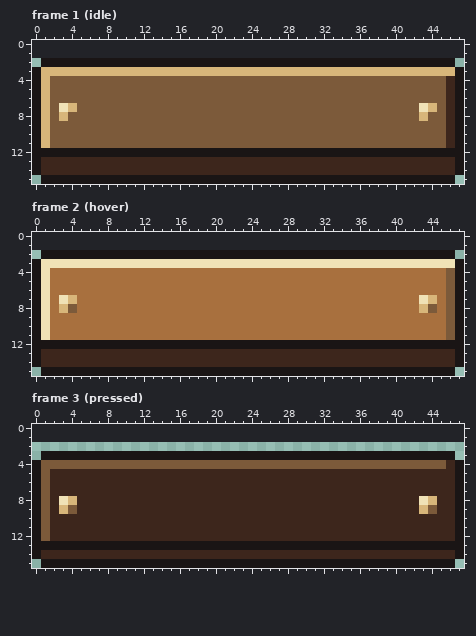
Edited in one commit: pixel-art file (references/ui/window/ui_window_button_3slice_ref.aseprite). Above: the version before the commit.
48x14 pixels, 3 frames. Shown: frame 1 (idle), frame 2 (hover), frame 3 (pressed). The old version is drawn lined up with the new one, on the new canvas.
After:
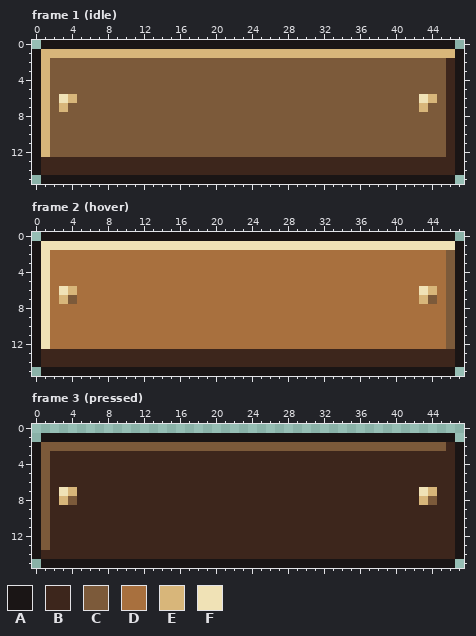
Palette (. is transparent): A #1a1515  B #3d261c  C #7c5a3a  D #a8703e  E #d8b67a  F #f0e2b6
Changes in this commit:
{"change": "canvas 48x14 -> 48x16, the old top-left corner now at 0,2"}
{"where": "frame 1 (idle)"}
{"frame":1,"y":0,"x":1,"old":"..............................................","new":"AAAAAAAAAAAAAAAAAAAAAAAAAAAAAAAAAAAAAAAAAAAAAA"}
{"frame":1,"y":1,"x":0,"old":"................................................","new":"AEEEEEEEEEEEEEEEEEEEEEEEEEEEEEEEEEEEEEEEEEEEEEEA"}
{"frame":1,"y":2,"x":0,"old":".AAAAAAAAAAAAAAAAAAAAAAAAAAAAAAAAAAAAAAAAAAAAAA.","new":"AECCCCCCCCCCCCCCCCCCCCCCCCCCCCCCCCCCCCCCCCCCCCBA"}
{"frame":1,"y":3,"x":2,"old":"EEEEEEEEEEEEEEEEEEEEEEEEEEEEEEEEEEEEEEEEEEEEE","new":"CCCCCCCCCCCCCCCCCCCCCCCCCCCCCCCCCCCCCCCCCCCCB"}
{"frame":1,"y":6,"x":3,"old":"CC","new":"FE"}
{"frame":1,"y":6,"x":43,"old":"CC","new":"FE"}
{"frame":1,"y":7,"x":3,"old":"FE","new":"EC"}
{"frame":1,"y":7,"x":43,"old":"FE","new":"EC"}
{"frame":1,"y":8,"x":3,"old":"E","new":"C"}
{"frame":1,"y":8,"x":43,"old":"E","new":"C"}
{"frame":1,"y":12,"x":1,"old":"AAAAAAAAAAAAAAAAAAAAAAAAAAAAAAAAAAAAAAAAAAAAAA","new":"ECCCCCCCCCCCCCCCCCCCCCCCCCCCCCCCCCCCCCCCCCCCCB"}
{"where": "frame 2 (hover)"}
{"frame":2,"y":0,"x":1,"old":"..............................................","new":"AAAAAAAAAAAAAAAAAAAAAAAAAAAAAAAAAAAAAAAAAAAAAA"}
{"frame":2,"y":1,"x":0,"old":"................................................","new":"AFFFFFFFFFFFFFFFFFFFFFFFFFFFFFFFFFFFFFFFFFFFFFFA"}
{"frame":2,"y":2,"x":0,"old":".AAAAAAAAAAAAAAAAAAAAAAAAAAAAAAAAAAAAAAAAAAAAAA.","new":"AFDDDDDDDDDDDDDDDDDDDDDDDDDDDDDDDDDDDDDDDDDDDDCA"}
{"frame":2,"y":3,"x":2,"old":"FFFFFFFFFFFFFFFFFFFFFFFFFFFFFFFFFFFFFFFFFFFFF","new":"DDDDDDDDDDDDDDDDDDDDDDDDDDDDDDDDDDDDDDDDDDDDC"}
{"frame":2,"y":6,"x":3,"old":"DD","new":"FE"}
{"frame":2,"y":6,"x":43,"old":"DD","new":"FE"}
{"frame":2,"y":7,"x":3,"old":"FE","new":"EC"}
{"frame":2,"y":7,"x":43,"old":"FE","new":"EC"}
{"frame":2,"y":8,"x":3,"old":"EC","new":"DD"}
{"frame":2,"y":8,"x":43,"old":"EC","new":"DD"}
{"frame":2,"y":12,"x":1,"old":"AAAAAAAAAAAAAAAAAAAAAAAAAAAAAAAAAAAAAAAAAAAAAA","new":"FDDDDDDDDDDDDDDDDDDDDDDDDDDDDDDDDDDDDDDDDDDDDC"}
{"where": "frame 3 (pressed)"}
{"frame":3,"y":1,"x":1,"old":"..............................................","new":"AAAAAAAAAAAAAAAAAAAAAAAAAAAAAAAAAAAAAAAAAAAAAA"}
{"frame":3,"y":2,"x":0,"old":"................................................","new":"ACCCCCCCCCCCCCCCCCCCCCCCCCCCCCCCCCCCCCCCCCCCCCBA"}
{"frame":3,"y":3,"x":0,"old":".AAAAAAAAAAAAAAAAAAAAAAAAAAAAAAAAAAAAAAAAAAAAAA.","new":"ACBBBBBBBBBBBBBBBBBBBBBBBBBBBBBBBBBBBBBBBBBBBBBA"}
{"frame":3,"y":4,"x":2,"old":"CCCCCCCCCCCCCCCCCCCCCCCCCCCCCCCCCCCCCCCCCCCC","new":"BBBBBBBBBBBBBBBBBBBBBBBBBBBBBBBBBBBBBBBBBBBB"}
{"frame":3,"y":7,"x":3,"old":"BB","new":"FE"}
{"frame":3,"y":7,"x":43,"old":"BB","new":"FE"}
{"frame":3,"y":8,"x":3,"old":"FE","new":"EC"}
{"frame":3,"y":8,"x":43,"old":"FE","new":"EC"}
{"frame":3,"y":9,"x":3,"old":"EC","new":"BB"}
{"frame":3,"y":9,"x":43,"old":"EC","new":"BB"}
{"frame":3,"y":13,"x":1,"old":"AAAAAAAAAAAAAAAAAAAAAAAAAAAAAAAAAAAAAAAAAAAAAA","new":"CBBBBBBBBBBBBBBBBBBBBBBBBBBBBBBBBBBBBBBBBBBBBB"}
{"label":"changed","picture_box":[32,40,464,121]}
{"label":"changed","picture_box":[41,148,455,157]}
{"label":"changed","picture_box":[32,232,464,313]}
{"label":"changed","picture_box":[41,340,455,349]}
{"label":"changed","picture_box":[32,433,464,550]}
